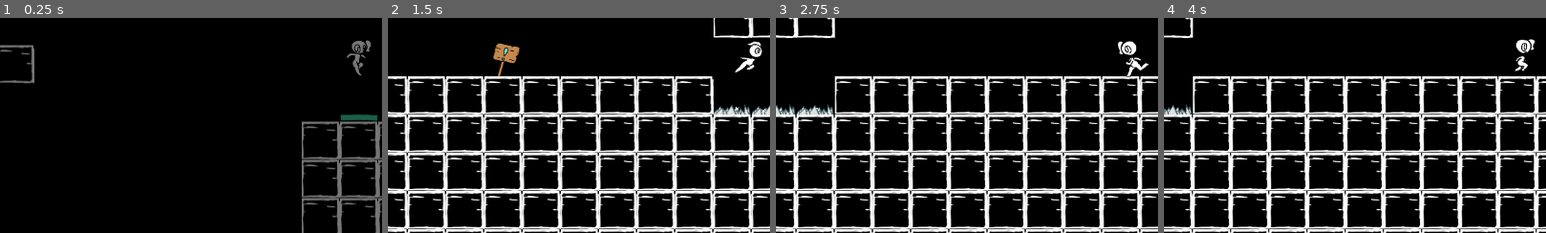
Above: before the commit, frames 1-4 (left to right).
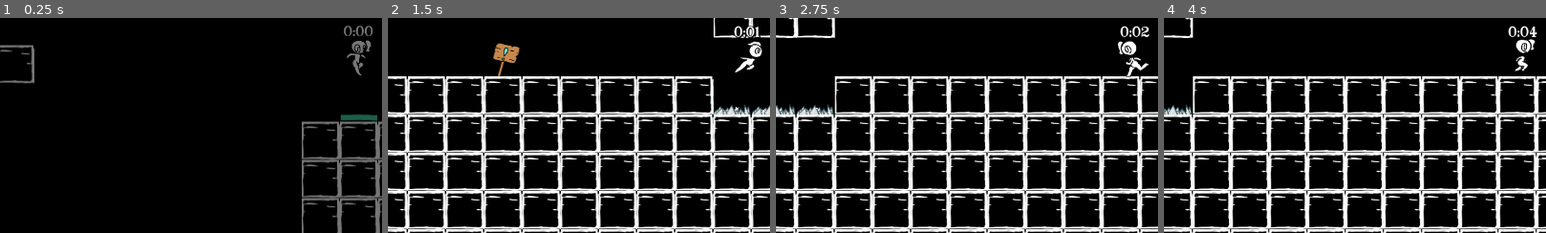
Above: after the commit, the same moments.

Repository: kalebye2/godot-wild-jam-31
Game: Godot game, scene res://scene/init.tscn
The game is run twice, just before and just after one commit, with the same random seed, the same clock (stepped at 60 frames per second) and the same inputs.
Inputs (mouse positions are % of the whole screen's width and height, from its top left):
- Up to frame 1 (0.25 s): no input
- Up to frame 2 (1.5 s): tap Enter at 0.5 s; move the mouse to (72, 45) at 0.52 s; hold Right (walk_right) from 0.53 s (still down); tap C (dash) at 0.6, 1.35 s; tap Up (jump) at 0.77 s; move the mouse to (30, 55) at 1.27 s
- Up to frame 3 (2.75 s): tap Up (jump) at 1.52 s; move the mouse to (60, 28) at 2.02 s; release Right (walk_right) at 2.03 s; hold Left (walk_left) from 2.03 s (still down); tap C (dash) at 2.1 s
- Up to frame 4 (4 s): move the mouse to (45, 70) at 2.77 s; release Left (walk_left) at 2.78 s; hold Right (walk_right) from 2.78 s (still down); tap C (dash) at 2.85, 3.6 s; tap Up (jump) at 3.02, 3.77 s; move the mouse to (80, 65) at 3.52 s
The pictures show only the part of the screen within x 3-53%, y 41-91%; the shares and areas given below are measured in that part.

The runs differ from the first frame. In frame 1, 0.2% of the frame differs, in the area x 90-98%, y 3-9%; in frame 2, 0.3%, in the area x 90-98%, y 3-10%; in frame 3, 0.2%; in frame 4, 0.2%.

Commit message:
Implemented "restart" functionality/Added player timer/Bug fix

Diff:
--- a/scene/init.tscn
+++ b/scene/init.tscn
@@ -2,7 +2,7 @@
 
 [ext_resource path="res://scripts/init.gd" type="Script" id=1]
 [ext_resource path="res://scene/levels/level0.tscn" type="PackedScene" id=2]
-[ext_resource path="res://scene/ui/ui.tscn" type="PackedScene" id=3]
+[ext_resource path="res://scene/ui/pause_menu.tscn" type="PackedScene" id=3]
 [ext_resource path="res://scene/levels/level1.tscn" type="PackedScene" id=4]
 
 [node name="Init" type="Node"]
--- a/scene/objects/player/player.tscn
+++ b/scene/objects/player/player.tscn
@@ -245,7 +245,7 @@
 texture = ExtResource( 2 )
 vframes = 8
 hframes = 8
-frame = 20
+frame = 11
 __meta__ = {
 "_edit_lock_": true
 }
@@ -279,6 +279,18 @@
 margin_bottom = -31.0
 theme = ExtResource( 3 )
 text = "state"
+align = 1
+__meta__ = {
+"_edit_use_anchors_": false
+}
+
+[node name="timer_label" type="Label" parent="."]
+margin_left = -205.0
+margin_top = -50.0
+margin_right = 204.0
+margin_bottom = -31.0
+theme = ExtResource( 3 )
+text = "0:00"
 align = 1
 __meta__ = {
 "_edit_use_anchors_": false
--- a/scene/ui/ui.tscn
+++ b/scene/ui/pause_menu.tscn
@@ -1,7 +1,7 @@
 [gd_scene load_steps=5 format=2]
 
 [ext_resource path="res://scene/ui/button.tscn" type="PackedScene" id=1]
-[ext_resource path="res://scripts/ui/ui.gd" type="Script" id=2]
+[ext_resource path="res://scripts/ui/pause_menu.gd" type="Script" id=2]
 [ext_resource path="res://theme/main_theme.tres" type="Theme" id=3]
 [ext_resource path="res://scene/ui/options.tscn" type="PackedScene" id=4]
 
@@ -49,9 +49,9 @@
 }
 
 [node name="pause" type="Label" parent="panel/list"]
-margin_top = 92.0
+margin_top = 70.0
 margin_right = 332.0
-margin_bottom = 111.0
+margin_bottom = 89.0
 text = "Game Paused"
 align = 1
 autowrap = true
@@ -62,9 +62,9 @@
 anchor_right = 0.0
 anchor_bottom = 0.0
 margin_left = 0.0
-margin_top = 115.0
+margin_top = 93.0
 margin_right = 332.0
-margin_bottom = 154.0
+margin_bottom = 132.0
 focus_neighbour_top = NodePath("../exit")
 focus_neighbour_bottom = NodePath("../options")
 focus_next = NodePath("../options")
@@ -77,14 +77,29 @@
 anchor_right = 0.0
 anchor_bottom = 0.0
 margin_left = 0.0
-margin_top = 158.0
+margin_top = 136.0
 margin_right = 332.0
-margin_bottom = 197.0
+margin_bottom = 175.0
 focus_neighbour_top = NodePath("../continue")
+focus_neighbour_bottom = NodePath("../restart")
+focus_next = NodePath("../restart")
+focus_previous = NodePath("../continue")
+text = "Options"
+
+[node name="restart" parent="panel/list" instance=ExtResource( 1 )]
+anchor_left = 0.0
+anchor_top = 0.0
+anchor_right = 0.0
+anchor_bottom = 0.0
+margin_left = 0.0
+margin_top = 179.0
+margin_right = 332.0
+margin_bottom = 218.0
+focus_neighbour_top = NodePath("../options")
 focus_neighbour_bottom = NodePath("../exit")
 focus_next = NodePath("../exit")
-focus_previous = NodePath("../continue")
-text = "Options"
+focus_previous = NodePath("../options")
+text = "Restart"
 
 [node name="exit" parent="panel/list" instance=ExtResource( 1 )]
 anchor_left = 0.0
@@ -92,13 +107,13 @@
 anchor_right = 0.0
 anchor_bottom = 0.0
 margin_left = 0.0
-margin_top = 201.0
+margin_top = 222.0
 margin_right = 332.0
-margin_bottom = 240.0
-focus_neighbour_top = NodePath("../options")
+margin_bottom = 261.0
+focus_neighbour_top = NodePath("../restart")
 focus_neighbour_bottom = NodePath("../continue")
 focus_next = NodePath("../continue")
-focus_previous = NodePath("../options")
+focus_previous = NodePath("../restart")
 text = "Exit"
 
 [node name="options" parent="." instance=ExtResource( 4 )]
@@ -108,5 +123,6 @@
 [connection signal="visibility_changed" from="." to="." method="_on_ui_visibility_changed"]
 [connection signal="pressed" from="panel/list/continue" to="." method="_on_continue_pressed"]
 [connection signal="pressed" from="panel/list/options" to="." method="_on_options_pressed"]
+[connection signal="pressed" from="panel/list/restart" to="." method="_on_restart_pressed"]
 [connection signal="pressed" from="panel/list/exit" to="." method="_on_exit_pressed"]
 [connection signal="visibility_changed" from="options" to="." method="_on_options_visibility_changed"]
--- a/scripts/globals/global_data.gd
+++ b/scripts/globals/global_data.gd
@@ -1,3 +1,7 @@
 extends Node
 
 var playing : bool = false
+
+
+var game_start : PackedScene = preload("res://scene/levels/level0.tscn")
+var game_debug_start : PackedScene = preload("res://scene/levels/level1.tscn")
--- a/scripts/globals/player_data.gd
+++ b/scripts/globals/player_data.gd
@@ -5,3 +5,39 @@
 var spawn_direction : int = 1
 
 var spawn_init : bool = false
+
+var seconds : int = 0
+var minutes : int = 0
+
+var collectibles : int = 0
+
+var timer = Timer.new()
+
+signal time_changed
+
+func reset_data():
+	if OS.is_debug_build():
+		spawn_map = global_data.game_debug_start.get_path()
+	else:
+		spawn_map = global_data.game_start.get_path()
+	timer.stop()
+	seconds = 0
+	minutes = 0
+	timer.start()
+
+
+
+func _ready():
+	add_child(timer)
+#	var timer = add_child(timer_var)
+	timer.wait_time = 1.0
+	timer.connect("timeout", self, "_on_timer_timeout")
+	timer.start()
+
+
+func _on_timer_timeout():
+	seconds += 1
+	if seconds == 60:
+		minutes += 1
+		seconds = 0
+	emit_signal("time_changed")
--- a/scripts/globals/ui_main.gd
+++ b/scripts/globals/ui_main.gd
@@ -1,6 +1,6 @@
 extends CanvasLayer
 
-var _pause_menu : PackedScene = preload("res://scene/ui/ui.tscn")
+var _pause_menu : PackedScene = preload("res://scene/ui/pause_menu.tscn")
 
 signal player_entered
 signal player_exited
--- a/scripts/init.gd
+++ b/scripts/init.gd
@@ -7,6 +7,14 @@
 
 
 func _ready() -> void:
+
+	if _next_scene == null:
+		_next_scene = global_data.game_start.instance()
+	if _debug_scene == null:
+		_debug_scene = global_data.game_debug_start.instance()
+
+	print(_debug_scene.get_path())
+
 	var level_to_go : PackedScene
 	if OS.is_debug_build():
 		level_to_go = _debug_scene
--- a/scripts/objects/level_base.gd
+++ b/scripts/objects/level_base.gd
@@ -1,6 +1,6 @@
 extends Node2D
 
-var pause_menu : PackedScene = preload("res://scene/ui/ui.tscn")
+var pause_menu : PackedScene = preload("res://scene/ui/pause_menu.tscn")
 
 
 signal cam_limits_changed
--- a/scripts/objects/player.gd
+++ b/scripts/objects/player.gd
@@ -72,9 +72,11 @@
 
 	#label
 	$label.text = str(state)
+	$timer_label.text = "%d:%02d" % [player_data.minutes, player_data.seconds]
 
 	# connect state_changed to animation_player function
 	connect("state_changed", self, "_on_state_changed")
+	player_data.connect("time_changed", self, "_on_player_data_time_changed")
 
 
 
@@ -408,3 +410,7 @@
 func _on_hurt_area_area_entered(area):
 	if state != DEAD:
 		die()
+
+
+func _on_player_data_time_changed():
+	$timer_label.text = "%d:%02d" % [player_data.minutes, player_data.seconds]
--- a/scripts/ui/ui.gd
+++ b/scripts/ui/pause_menu.gd
@@ -51,3 +51,19 @@
 		$panel/list/continue.grab_focus()
 	else:
 		get_tree().paused = false
+
+
+func _on_restart_pressed():
+	global_data.playing = false
+	player_data.reset_data()
+	var next_node : PackedScene
+	if OS.is_debug_build():
+		next_node = global_data.game_debug_start
+	else:
+		next_node = global_data.game_start
+	player_data.spawn_location = next_node.instance().get_node("player_spawn").position
+
+	get_tree().paused = false
+	queue_free()
+
+	interactive_loader.go_to_level(next_node.get_path(), next_node.instance().get_node("player_spawn").position)
